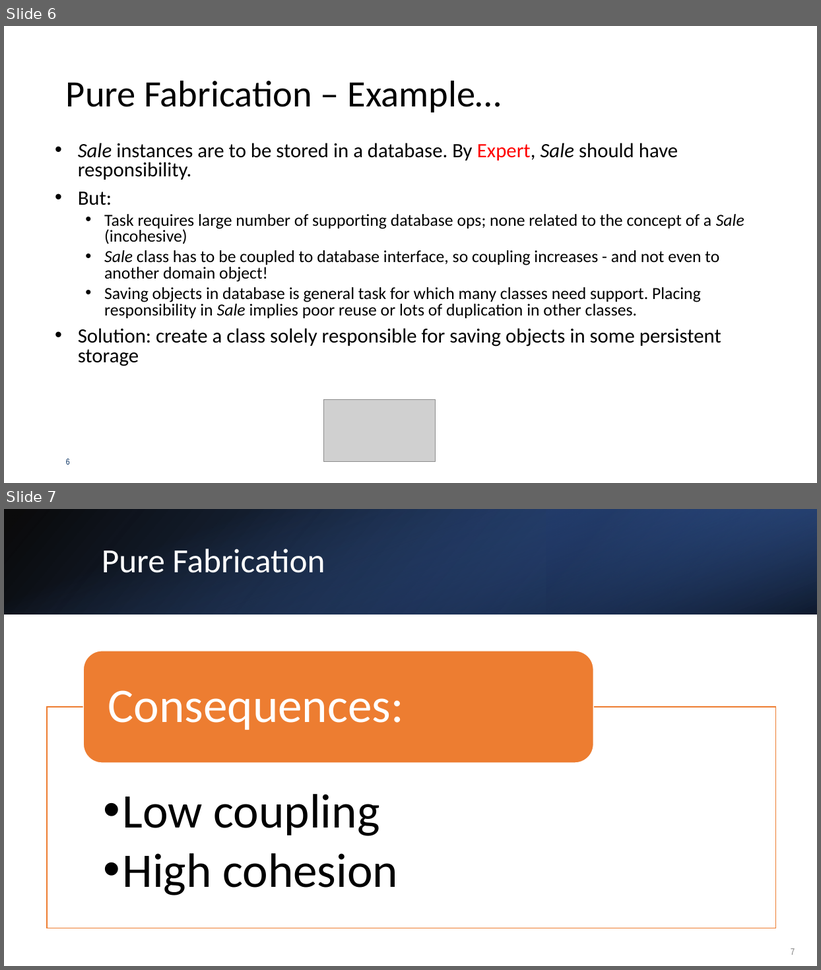
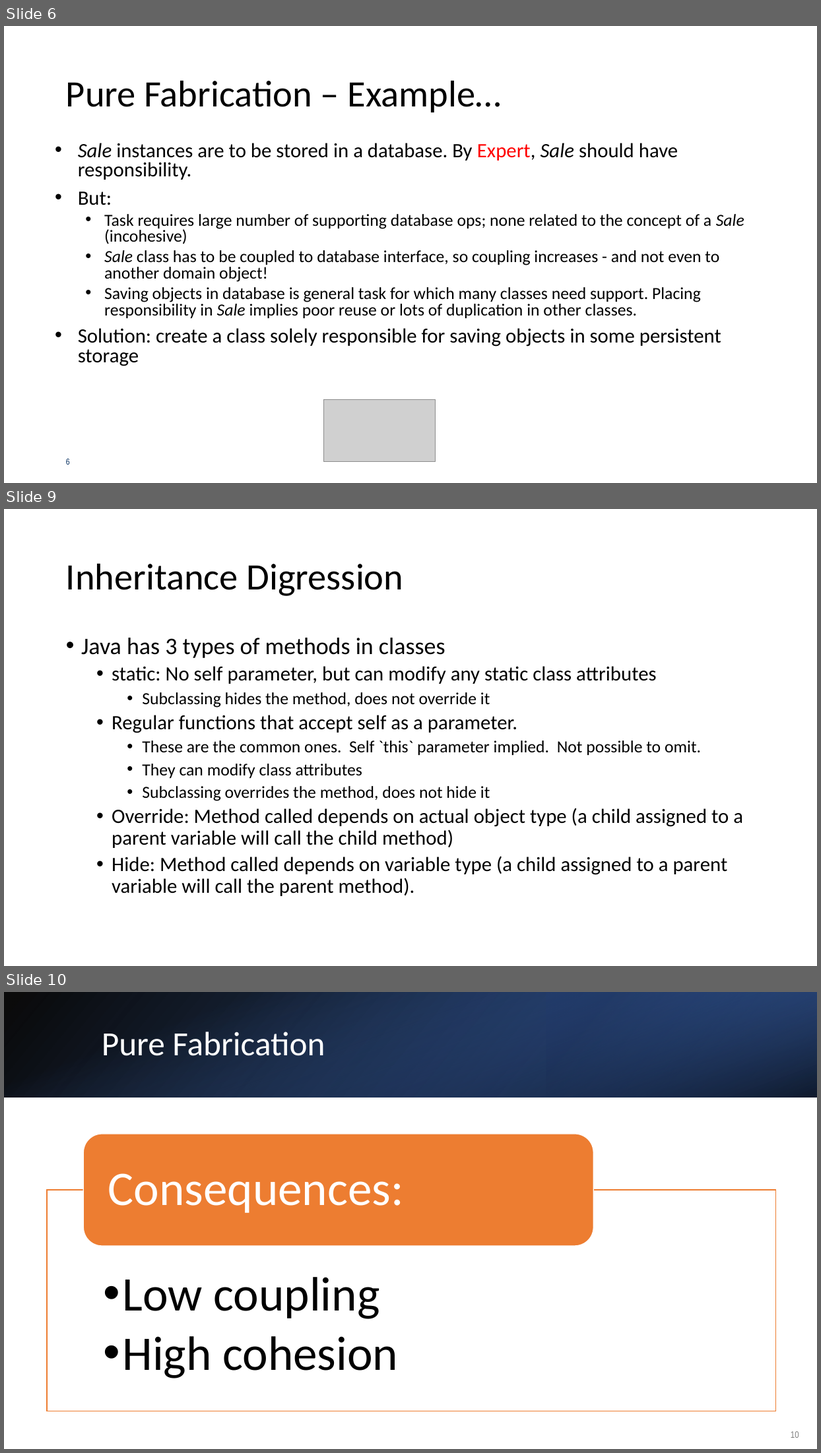
Before and after one commit to kthanasi-git/SW_Engineering, a slide deck: SOFTWARE ENGINEERING/SLIDES/9- Design Priciples III.pptx. Shown one above the other, each under a label of ours: slides 6 and 7 before the commit, slides 6, 9 and 10 after it; the slides between them are not shown. The pictures are 821x970 and 821x1453 pixels, drawn with LibreOffice and Linux fonts; fonts in the diff are those of the drawing; grey boxes stand for pictures. Boxes give left, top, right and bottom in pixels: in the first picture for what was removed or moved away, otherwise in the second. Text is boxed around its words. In the diff, an @@ line names an element or a change of style, - is before the commit and + after.

```diff
--- a/SOFTWARE ENGINEERING/SLIDES/9- Design Priciples III.pptx
+++ b/SOFTWARE ENGINEERING/SLIDES/9- Design Priciples III.pptx
@@ slide 9 added at (4,509,817,966), background #FFFFFF @@
@@ title added at (66,563,404,596), 44 pt, text #000000 @@
+Inheritance Digression
@@ text added at (81,638,743,896), 24 pt, text #000000 @@
+• Java has 3 types of methods in classes
+  • static: No self parameter, but can modify any static class attributes
+    • Subclassing hides the method, does not override it
+  • Regular functions that accept self as a parameter.
+    • These are the common ones. Self `this` parameter implied. Not possible to omit.
+    • They can modify class attributes
+    • Subclassing overrides the method, does not hide it
+  • Override: Method called depends on actual object type (a child assigned to a parent variable will call the child method)
+  • Hide: Method called depends on variable type (a child assigned to a parent variable will call the parent method).
@@ what was slide 7 is now slide 10 @@
@@ page number at (791,1432,799,1438): text changed @@
-7
+10
```
Also in this commit, not shown: 1 slide changed, 19 other slides added, 6 other files.
